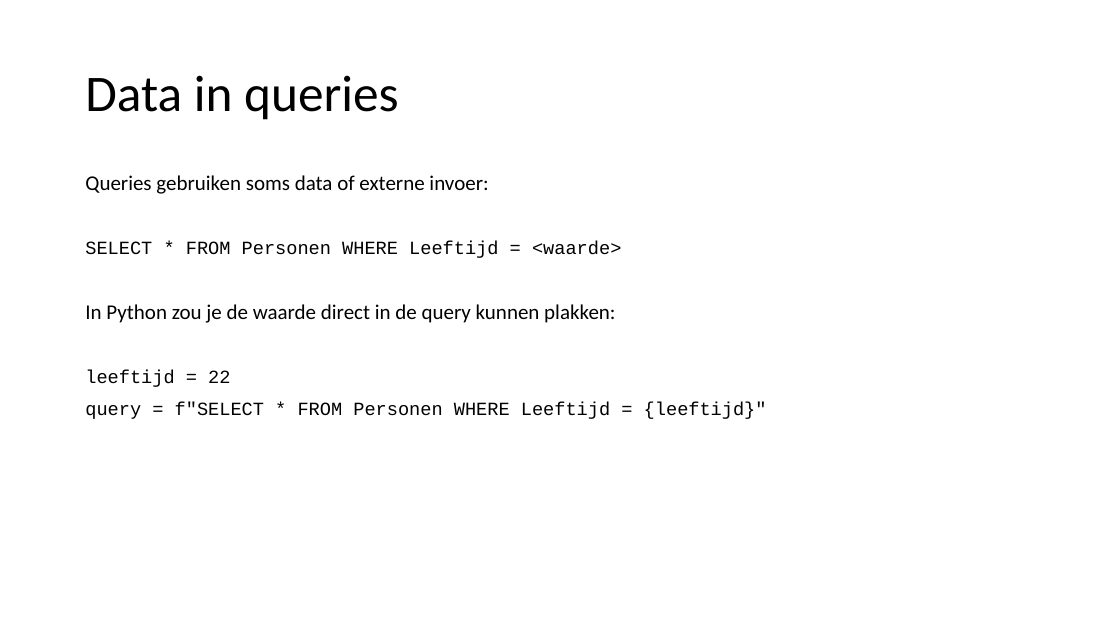
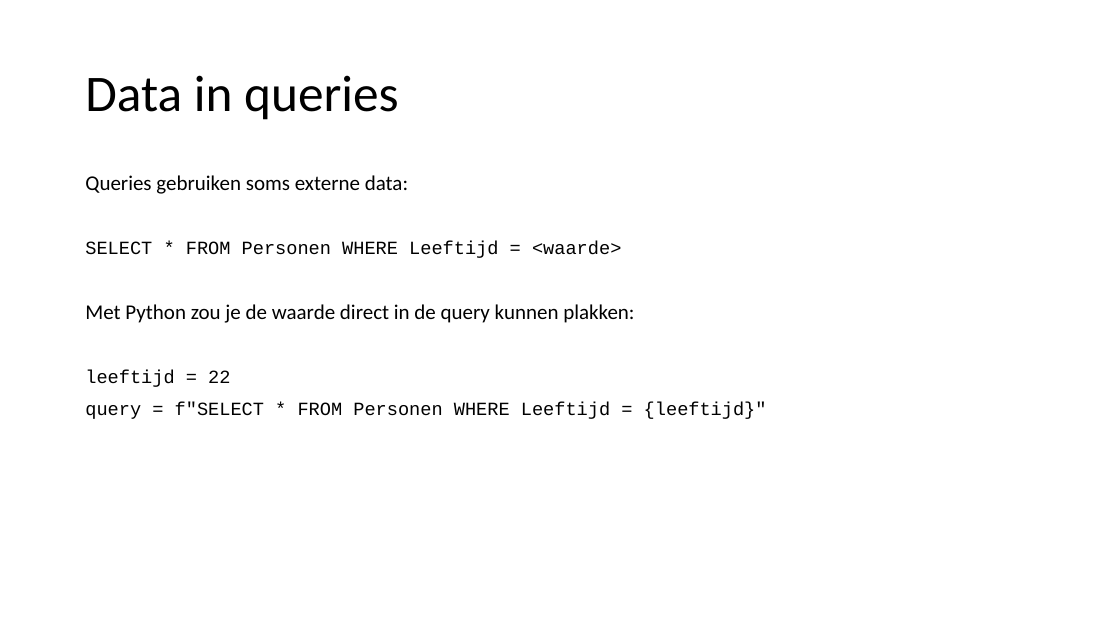
Before and after one commit to LFKoning/knowledge-sharing, a slide deck: slide 16 of sql/terugkom_ochtend/sql_terugkom_ochtend.pptx (slide 17 before the commit). Drawn at 1120x630 pixels with LibreOffice and Linux fonts; fonts in the diff are those of the drawing. Boxes give left, top, right and bottom in pixels: in the first picture for what was removed or moved away, otherwise in the second. Text is boxed around its words. In the diff, an @@ line names an element or a change of style, - is before the commit and + after.

```diff
--- a/sql/terugkom_ochtend/sql_terugkom_ochtend.pptx
+++ b/sql/terugkom_ochtend/sql_terugkom_ochtend.pptx
@@ text at (x1=85, y1=175, x2=408, y2=194): text changed @@
-Queries gebruiken soms data of externe invoer:
+Queries gebruiken soms externe data:
@@ text at (x1=85, y1=304, x2=634, y2=323): text changed @@
-In Python zou je de waarde direct in de query kunnen plakken:
+Met Python zou je de waarde direct in de query kunnen plakken:
```
Also in this commit, not shown: 9 other slides changed, 18 slides added, 9 slides removed, 9 other files.
